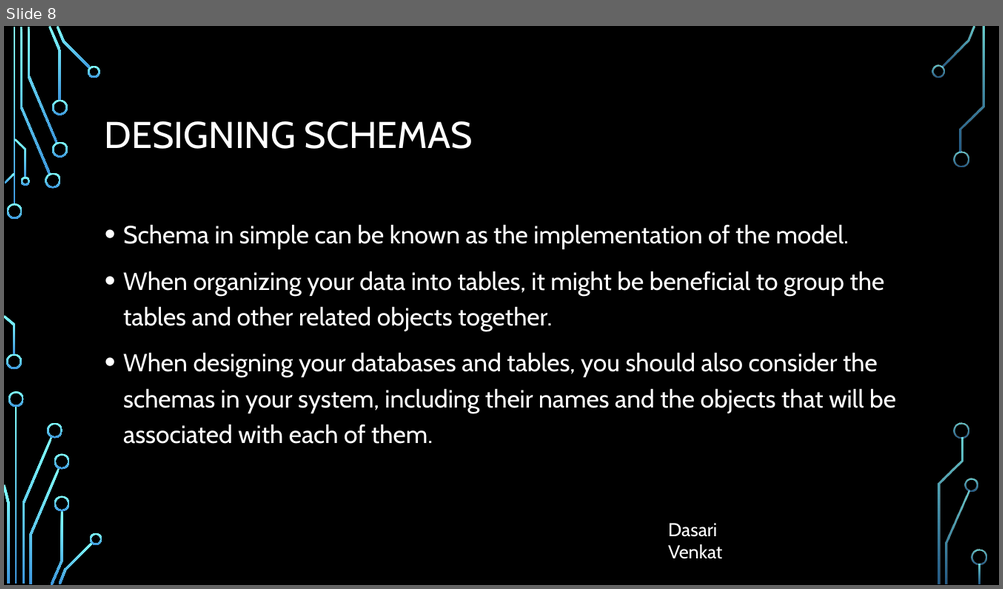
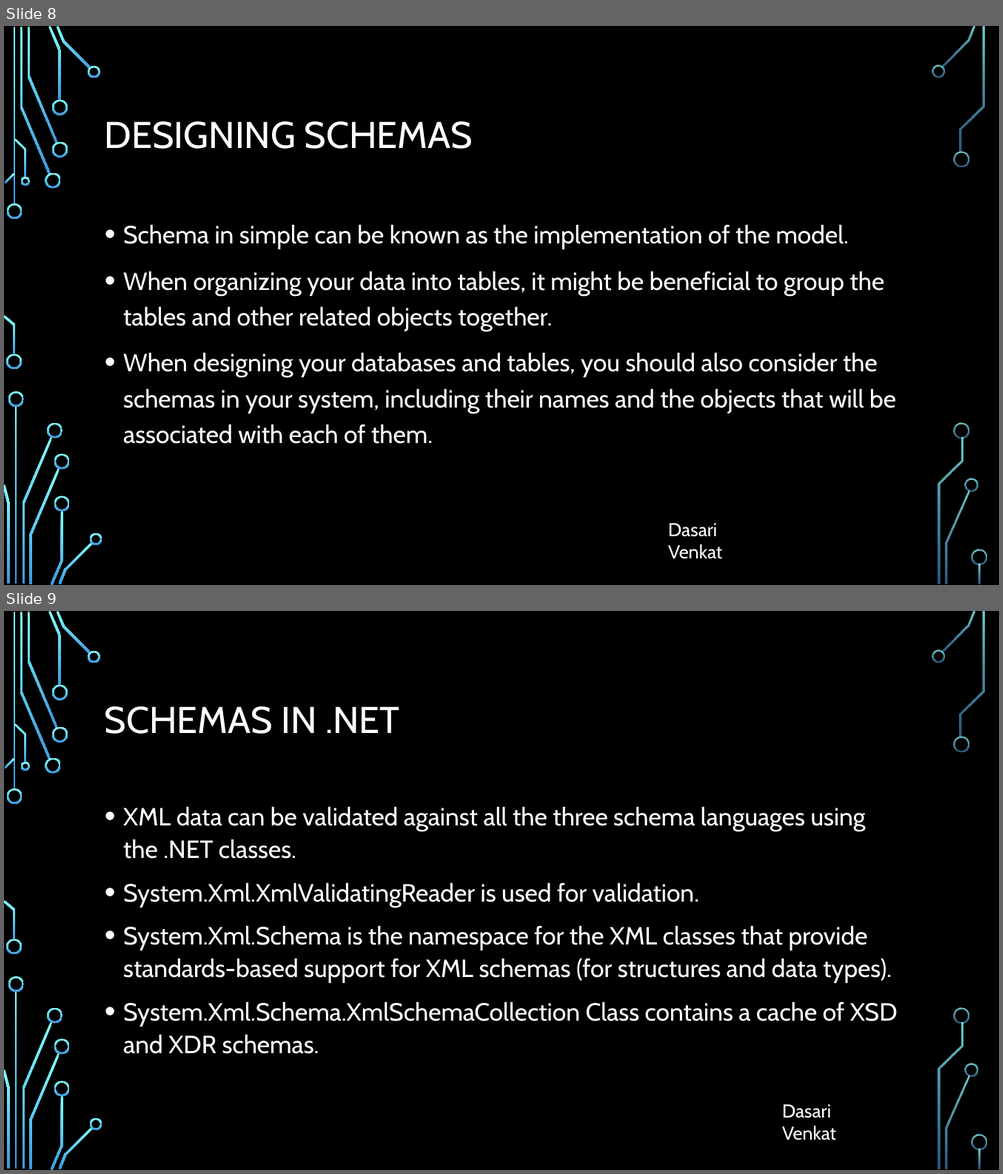
Before and after one commit to MeharChoudhary/WS4-Team, a slide deck: Models and designing schemas.pptx. Shown one above the other, each under a label of ours: slide 8 before the commit, slides 8 and 9 after it. The pictures are 1003x589 and 1003x1174 pixels, drawn with LibreOffice and Linux fonts; fonts in the diff are those of the drawing; background and template pictures are left out. Boxes give left, top, right and bottom in pixels: in the first picture for what was removed or moved away, otherwise in the second. Text is boxed around its words. In the diff, an @@ line names an element or a change of style, - is before the commit and + after.

```diff
--- a/Models and designing schemas.pptx
+++ b/Models and designing schemas.pptx
@@ slide 9 added at [4, 611, 999, 1170], background picture (left out); not listed: 36 template elements that a slide beside it also shows @@
@@ title added at [105, 706, 400, 734], 36 pt, text #FFFFFF @@
+SCHEMAS IN .NET
@@ text added at [123, 806, 897, 1054], 24 pt, text #FFFFFF @@
+• XML data can be validated against all the three schema languages using the .NET classes.
+• System.Xml.XmlValidatingReader is used for validation.
+• System.Xml.Schema is the namespace for the XML classes that provide standards-based support for XML schemas (for structures and data types).
+• System.Xml.Schema.XmlSchemaCollection Class contains a cache of XSD and XDR schemas.
@@ text added at [782, 1105, 836, 1141], 18 pt, text #FFFFFF @@
+Dasari Venkat
```
